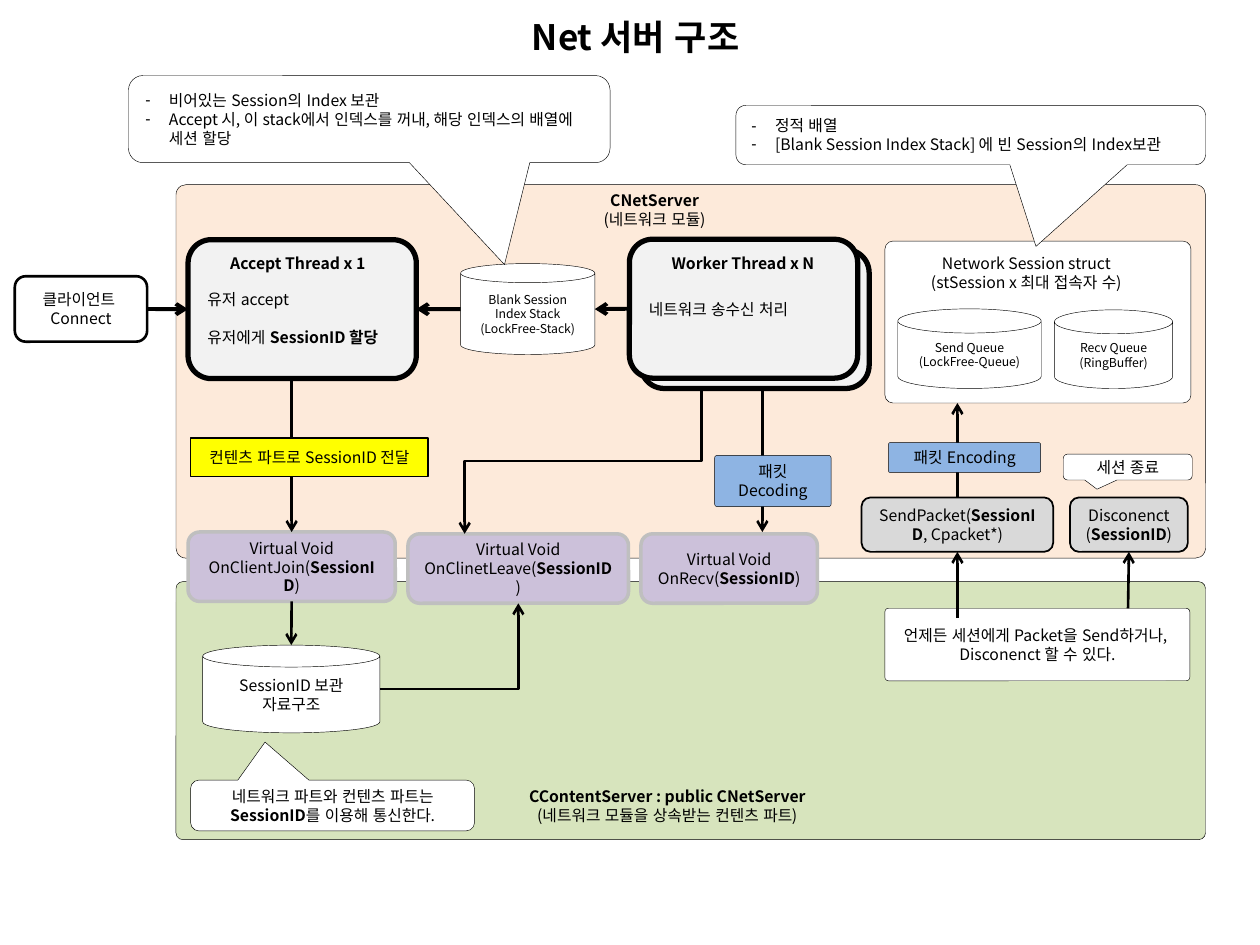
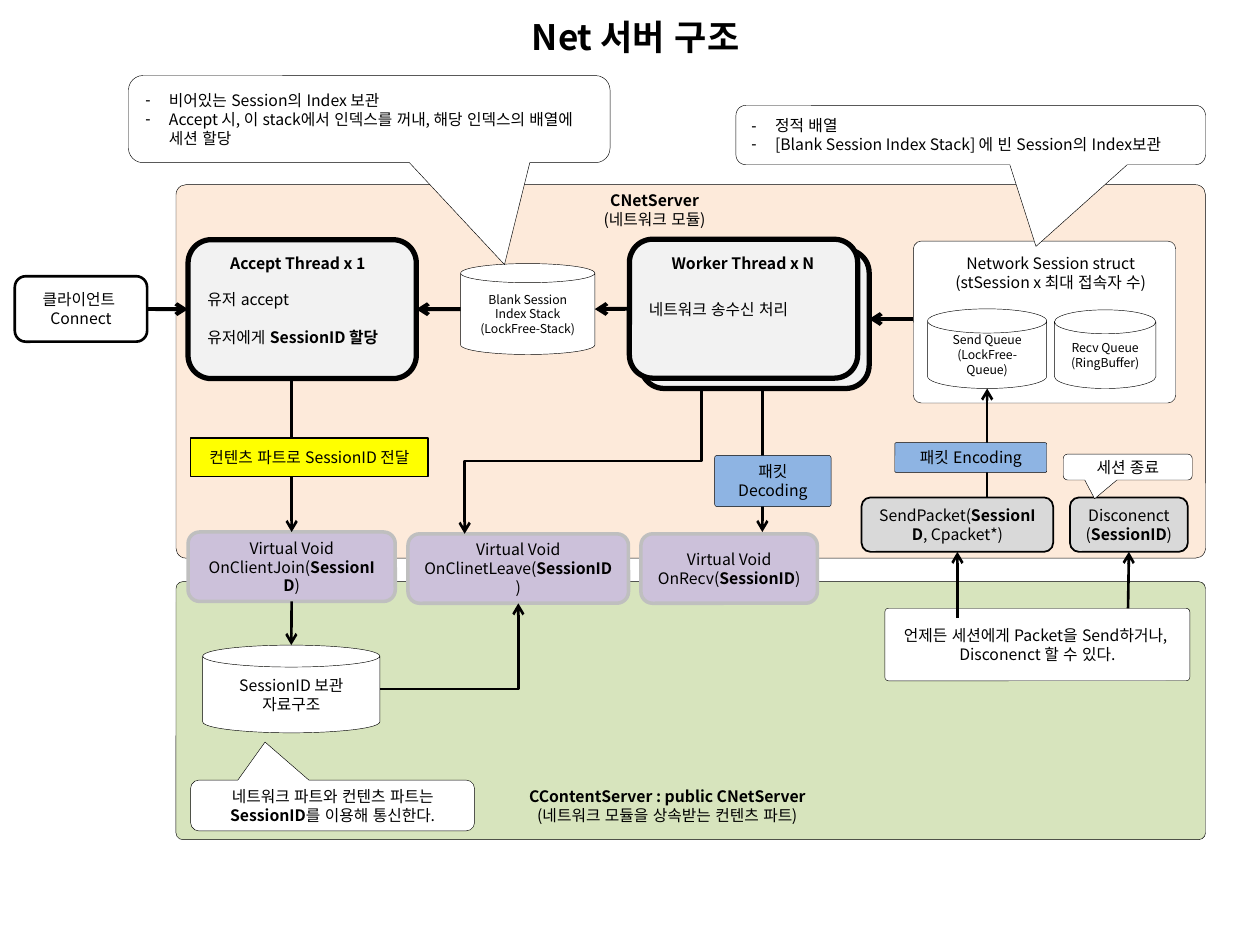
Before and after one commit to Buchen-Apple/MyCode, a slide deck: slide 10 of _포트폴리오/최종/포트폴리오_신버전_송진규.pptx. Drawn at 1260x945 pixels with LibreOffice and Linux fonts; fonts in the diff are those of the drawing. Boxes give left, top, right and bottom in pixels: in the first picture for what was removed or moved away, otherwise in the second. Text is boxed around its words. In the diff, an @@ line names an element or a change of style, - is before the commit and + after.

```diff
--- a/_포트폴리오/최종/포트폴리오_신버전_송진규.pptx
+++ b/_포트폴리오/최종/포트폴리오_신버전_송진규.pptx
@@ rounded rectangle: place and size @@
-rounded rectangle at (885, 241, 1191, 403)
+rounded rectangle at (914, 241, 1176, 403)
@@ text "Network Session struct": place and size @@
-text "Network Session struct" at (931, 256, 1122, 291)
+text "Network Session struct" at (955, 256, 1146, 291)
@@ arrow added from (914, 319) to (869, 319), #000000 2.25 pt @@
@@ cylinder "Send Queue": place and size @@
-cylinder "Send Queue" at (898, 309, 1042, 388)
+cylinder "Send Queue" at (927, 309, 1047, 388)
@@ cylinder "Recv Queue": place and size @@
-cylinder "Recv Queue" at (1055, 310, 1173, 388)
+cylinder "Recv Queue" at (1055, 310, 1157, 388)
@@ arrow moved from (958, 498) - (958, 403) to (987, 498) - (987, 388) @@
@@ rounded rectangle "패킷 Encoding": place and size @@
-rounded rectangle "패킷 Encoding" at (888, 442, 1041, 472)
+rounded rectangle "패킷 Encoding" at (895, 442, 1047, 472)
```
Also in this commit, not shown: 9 other slides changed, 3 slides added, 1 slide removed, 30 other files.
